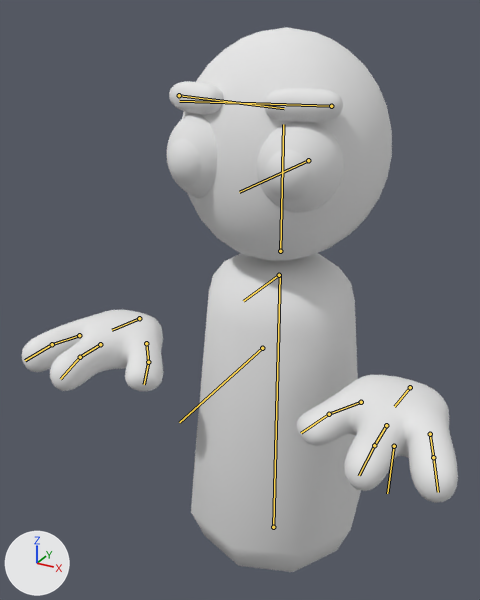
The glTF model src/features/player/assets/models/simple/guy.glb, before and after one commit.
The view is the same before and after, from a 50 mm camera at (0.756, -1.612, 1.628) aimed at (-0.019, -0.204, 0.924). Lighting does not change. The marker at lower left points along +X, +Y and +Z. The older version comes first. The bones that change, and the others that lie on the model, are drawn over the model as lines.

The first picture shows 'Body', 'Hands', 'Head'.
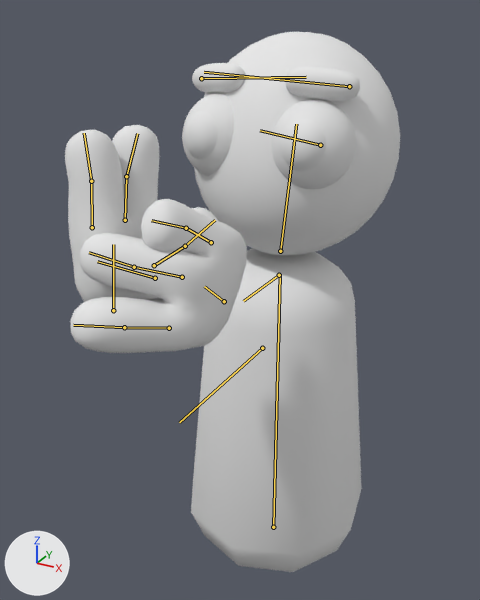
The newer file adds an action. The first version stands in its rest pose; the second is drawn at frame 72 of the action 'trumpet_play.loop'.

Boxes (x1, y1, x2, y2) around the edits, measured in the pictures (480 x 600 px):
'Hands', posed (58% narrower, 17% taller): before (22, 309, 458, 503); after (65, 125, 247, 353)
'Head', posed: before (167, 27, 392, 261); after (182, 32, 400, 256)
bone 'Head', root to tip: before (280, 251) to (283, 124); after (280, 251) to (296, 124)
bone 'Hand.L', root to tip: before (410, 387) to (394, 406); after (224, 301) to (204, 286)
bone 'Pinkie.L', root to tip: before (430, 434) to (433, 457); after (169, 328) to (124, 327)
bone 'Midfinger.L', root to tip: before (386, 425) to (374, 445); after (182, 277) to (134, 267)
bone 'Thumb.L', root to tip: before (361, 402) to (329, 414); after (211, 242) to (186, 228)
bone 'Hand.R', root to tip: before (139, 318) to (112, 330); after (113, 310) to (113, 244)
bone 'Pinkie.R', root to tip: before (79, 335) to (52, 344); after (92, 227) to (91, 181)
bone 'Pinkie.R.001', root to tip: before (52, 344) to (25, 360); after (91, 181) to (84, 133)
bone 'Midfinger.R', root to tip: before (100, 344) to (80, 357); after (125, 220) to (126, 176)
bone 'Thumb.R', root to tip: before (146, 343) to (148, 362); after (154, 265) to (185, 246)
bone 'Thumb.R.001', root to tip: before (148, 362) to (144, 384); after (185, 246) to (215, 220)

Edits to the bpy script that builds the scene:
```text
Change bone_head:
    where bone_head = bpy.data.objects['Armature'].pose.bones['Head']  # child of 'Root'
    bone_head.rotation_quaternion: (1.0, 0.0, 0.0, 0.0) -> (0.993, -0.12, 0.0, 0.0)  # degrees (0, 0, 0) -> degrees (-14, 0, 0)
Change bone_hand_l:
    where bone_hand_l = bpy.data.objects['Armature'].pose.bones['Hand.L']  # child of 'HandsRoot'
    bone_hand_l.location: (0.0, 0.0, 0.0) -> (0.262, 0.439, -0.317)
    bone_hand_l.rotation_quaternion: (1.0, 0.0, 0.0, 0.0) -> (0.66, -0.108, -0.709, -0.225)  # degrees (0, 0, 0) -> degrees (-81, -100, 54)
Change bone_pinkie_l:
    where bone_pinkie_l = bpy.data.objects['Armature'].pose.bones['Pinkie.L']  # child of 'Hand.L'
    bone_pinkie_l.rotation_quaternion: (1.0, 0.0, 0.0, 0.0) -> (0.963, 0.015, -0.027, 0.266)  # degrees (0, 0, 0) -> degrees (1, -3, 31)
Change bone_midfinger_l:
    where bone_midfinger_l = bpy.data.objects['Armature'].pose.bones['Midfinger.L']  # child of 'Hand.L'
    bone_midfinger_l.rotation_quaternion: (1.0, 0.0, 0.0, 0.0) -> (0.869, 0.15, -0.136, 0.451)  # degrees (0, 0, 0) -> degrees (9, -22, 53)
Change bone_thumb_l:
    where bone_thumb_l = bpy.data.objects['Armature'].pose.bones['Thumb.L']  # child of 'Hand.L'
    bone_thumb_l.rotation_quaternion: (1.0, 0.0, 0.0, 0.0) -> (0.94, 0.338, -0.034, -0.014)  # degrees (0, 0, 0) -> degrees (40, -3, -3)
Change bone_hand_r:
    where bone_hand_r = bpy.data.objects['Armature'].pose.bones['Hand.R']  # child of 'HandsRoot'
    bone_hand_r.location: (0.0, 0.0, 0.0) -> (-0.229, 0.557, -0.33)
    bone_hand_r.rotation_quaternion: (1.0, 0.0, 0.0, 0.0) -> (0.425, -0.493, 0.478, 0.59)  # degrees (0, 0, 0) -> degrees (-111, 99, -11)
Change bone_pinkie_r:
    where bone_pinkie_r = bpy.data.objects['Armature'].pose.bones['Pinkie.R']  # child of 'Hand.R'
    bone_pinkie_r.rotation_quaternion: (1.0, 0.0, 0.0, 0.0) -> (0.994, -0.108, 0.007, 0.016)  # degrees (0, 0, 0) -> degrees (-12, 1, 2)
Change bone_pinkie_r_001:
    where bone_pinkie_r_001 = bpy.data.objects['Armature'].pose.bones['Pinkie.R.001']  # child of 'Pinkie.R'
    bone_pinkie_r_001.rotation_quaternion: (1.0, 0.0, 0.0, 0.0) -> (0.982, 0.025, 0.01, 0.185)  # degrees (0, 0, 0) -> degrees (3, 1, 21)
Change bone_midfinger_r:
    where bone_midfinger_r = bpy.data.objects['Armature'].pose.bones['Midfinger.R']  # child of 'Hand.R'
    bone_midfinger_r.rotation_quaternion: (1.0, 0.0, 0.0, 0.0) -> (0.998, 0.056, 0.0, -0.009)  # degrees (0, 0, 0) -> degrees (6, 0, -1)
Change bone_thumb_r:
    where bone_thumb_r = bpy.data.objects['Armature'].pose.bones['Thumb.R']  # child of 'Hand.R'
    bone_thumb_r.rotation_quaternion: (1.0, 0.0, 0.0, 0.0) -> (0.886, 0.173, -0.074, -0.424)  # degrees (0, 0, 0) -> degrees (22, 1, -51)
Change bone_thumb_r_001:
    where bone_thumb_r_001 = bpy.data.objects['Armature'].pose.bones['Thumb.R.001']  # child of 'Thumb.R'
    bone_thumb_r_001.rotation_quaternion: (1.0, 0.0, 0.0, 0.0) -> (0.99, -0.07, -0.037, 0.12)  # degrees (0, 0, 0) -> degrees (-8, -3, 14)
```
